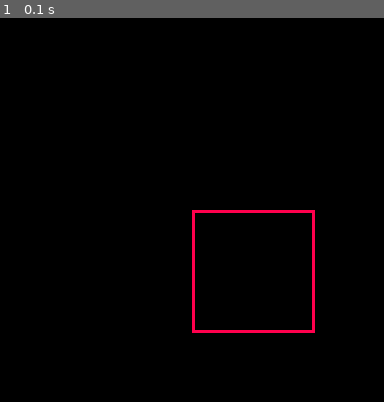
Above: before the commit, frame 1.
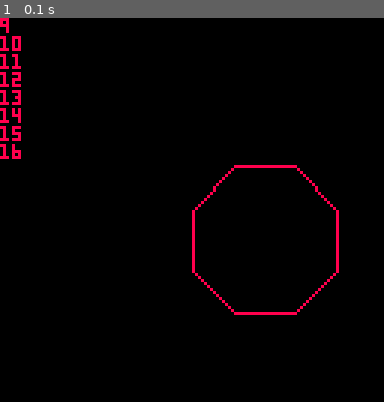
Above: after the commit, the same moment.

Repository: eduvf/PICO-8-experiments
Game: PICO-8 cartridge code.p8
Two runs of this game, one before a commit and one after it. Both use one fixed random seed, a clock stepped at 60 frames per second and the inputs below.
Inputs:
- Up to frame 1 (0.1 s): no input

The runs differ from the first frame. In frame 1, 2.4% of the frame differs, in the area x 0-89%, y 0-83%.

Commit message:
add variables, add and print

Diff:
--- a/code.p8
+++ b/code.p8
@@ -3,10 +3,13 @@
 __lua__
 function _init()
   code = {
+    {op = 'set x',   arg = 8},
     {op = 'color',   arg = 8},
-    {op = 'repeat',  arg = 4},
-    {op = 'turn',    arg = 90},
-    {op = 'forward', arg = 40},
+    {op = 'repeat',  arg = 8},
+    {op = 'turn',    arg = 45},
+    {op = 'forward', arg = 20},
+    {op = 'add to x',arg = 1},
+    {op = 'print',   arg = 'x'},
     {op = 'end'}
   }
   turtle = {
@@ -18,6 +21,10 @@
   }
   state = 'run'
   ip = 1
+
+  var_x = 0
+  var_y = 0
+  var_z = 0
 
   cls()
   run_code()
@@ -51,8 +58,14 @@
     local op = code[ip].op
     local arg = code[ip].arg
 
+    if arg == 'x' then arg = var_x end
+    if arg == 'y' then arg = var_y end
+    if arg == 'z' then arg = var_z end
+
     if op == 'color' then
       color(arg)
+    elseif op == 'print' then
+      print(arg)
     elseif op == 'up' then
       turtle.on = false
     elseif op == 'down' then
@@ -74,6 +87,18 @@
       end
     elseif op == 'end' then
       return
+    elseif op == 'set x' then
+      var_x = arg
+    elseif op == 'set y' then
+      var_y = arg
+    elseif op == 'set z' then
+      var_z = arg
+    elseif op == 'add to x' then
+      var_x += arg
+    elseif op == 'add to y' then
+      var_y += arg
+    elseif op == 'add to z' then
+      var_z += arg
     end
 
     ip += 1
